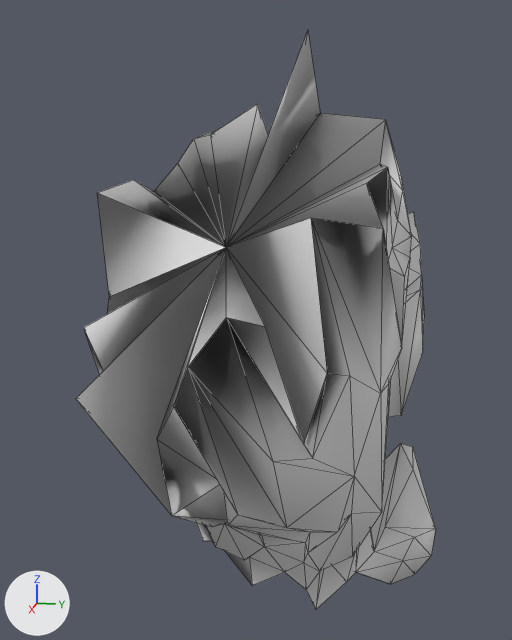
A saved change to the OBJ model src/main/resources/assets/kn8/meshes/kaiju_no9_fusion/leg_left.obj.
The view is the same before and after, from a 50 mm camera at (0.998, 0.325, 2.379) aimed at (-0.346, 0.056, 2.043). Arrows for +X, +Y and +Z are at lower left; the lights stay in place. The picture after the commit comes second. Mesh edges are drawn as thin lines. Where no turn or scale is listed for an object, it has been applied to the vertices. Vertices at exactly the same position are counted once.

The first picture shows 'leg_left'.
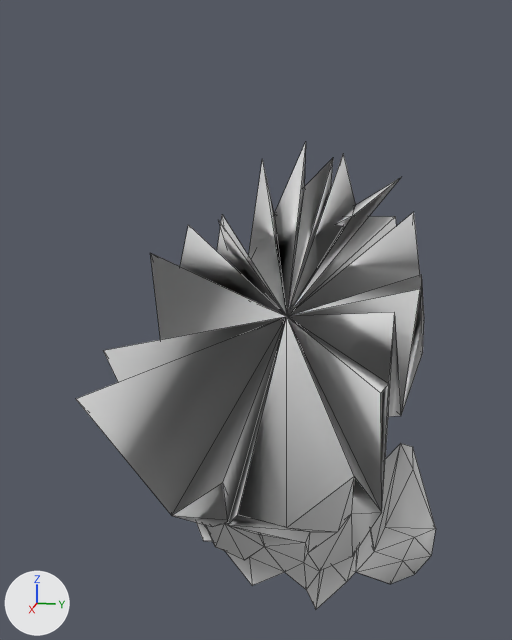
The edits, one by one:
me_leg_left is used by ob_leg_left; location (0.0, 0.0, 0.0).
me_leg_left had 211 vertices, 418 faces and spanned x -0.706..0.058, y -0.283..0.444, z 1.285..2.588.
me_leg_left now has 159 vertices, 314 faces and spans x -0.706..-0.124, y -0.28..0.444, z 1.285..2.388.
Part 1, on me_leg_left:
53 vertices are removed from x -0.484..0.058, y -0.283..0.369, z 1.859..2.588.
148 faces are deleted.
1 vertex is added at (-0.424, 0.106, 2.034).
44 new faces join them.

Boxes (x1, y1, x2, y2) around the edits, measured in the pictures (512 x 640 px):
'leg_left', reshaped (19% shorter): before (76, 30, 436, 609); after (76, 142, 436, 609)
part 1 of me_leg_left, cut back: before (76, 30, 423, 528); after (76, 142, 423, 528)
